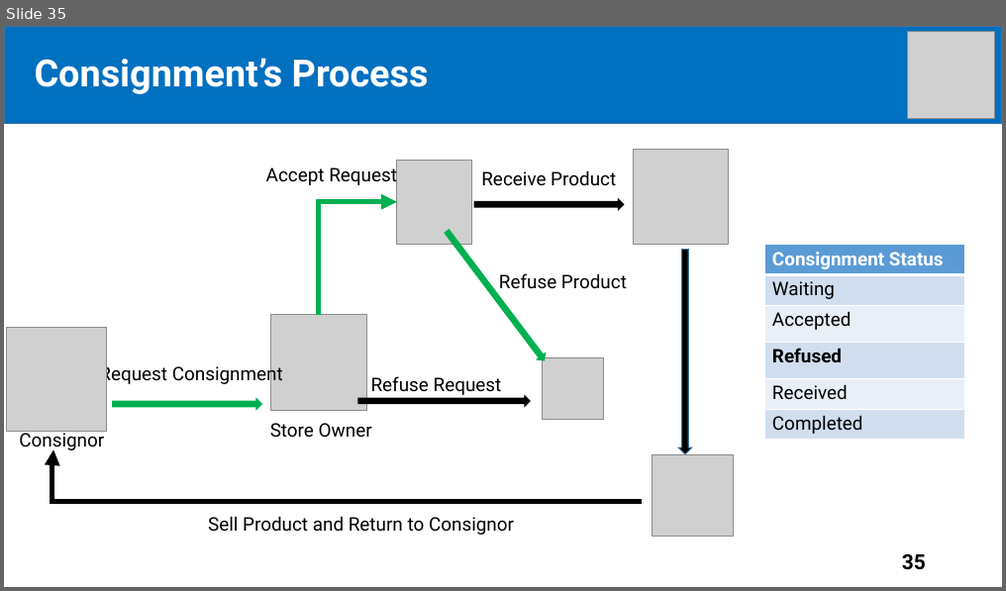
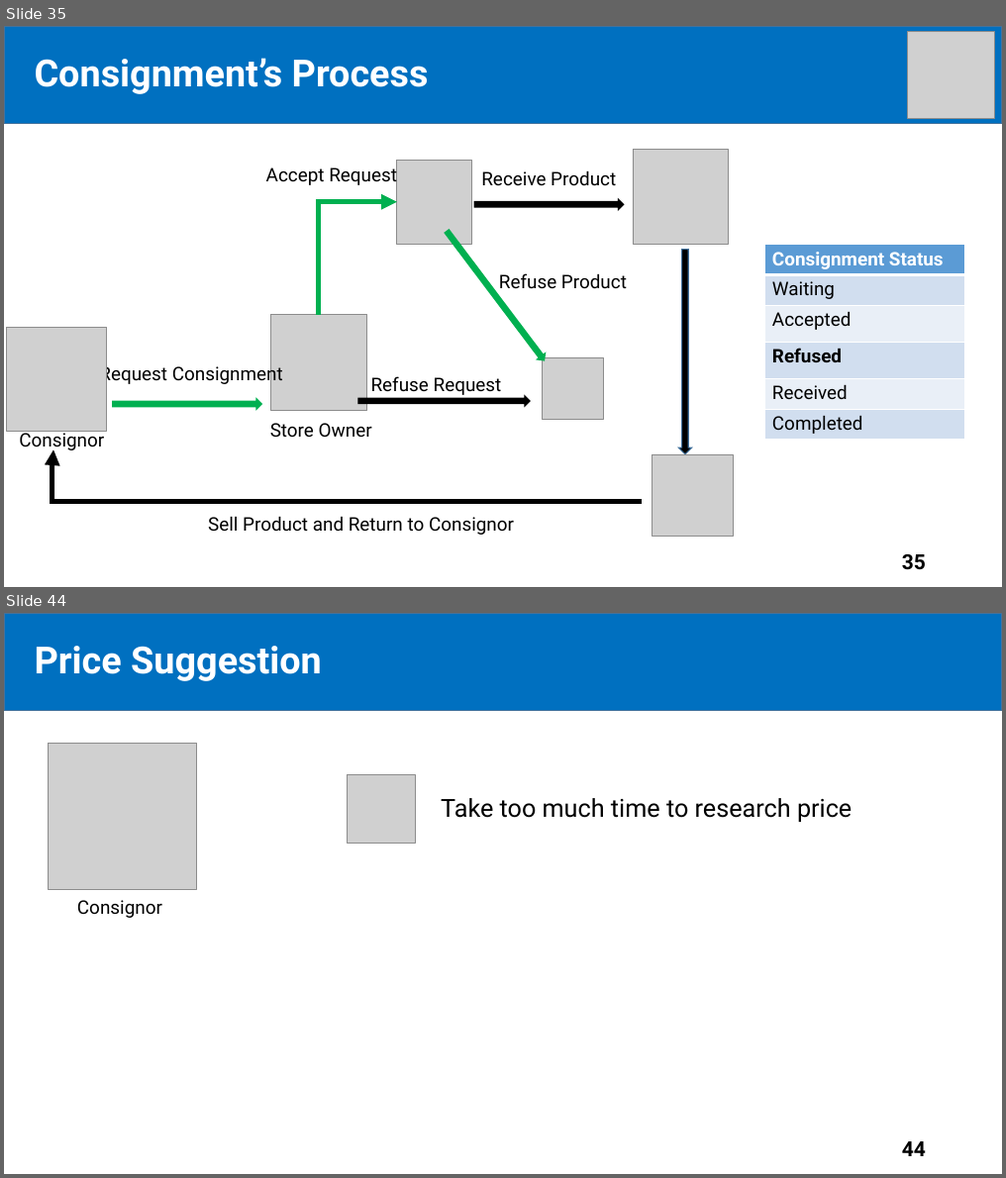
Before and after one commit to tiendan3108/CP, a slide deck: Source/Presentation/PreFinalPresentation.pptx. Shown one above the other, each under a label of ours: slide 35 before the commit, slides 35 and 44 after it; the slides between them are not shown. The pictures are 1006x591 and 1006x1178 pixels, drawn with LibreOffice and Linux fonts; fonts in the diff are those of the drawing; grey boxes stand for pictures. Boxes give left, top, right and bottom in pixels: in the first picture for what was removed or moved away, otherwise in the second. Text is boxed around its words. In the diff, an @@ line names an element or a change of style, - is before the commit and + after.

```diff
--- a/Source/Presentation/PreFinalPresentation.pptx
+++ b/Source/Presentation/PreFinalPresentation.pptx
@@ slide 44 added at bbox=[4, 613, 1002, 1174], background #FFFFFF @@
@@ rectangle added at bbox=[4, 613, 1002, 710], fill #0070C0, outline #43739E 1 pt @@
@@ text added at bbox=[35, 646, 322, 681], 36 pt, text #FFFFFF, bold @@
+Price Suggestion
@@ title added at bbox=[61, 651, 209, 681], 44 pt, text #FFFFFF, bold @@
+Outline
@@ picture added at bbox=[48, 744, 196, 890] @@
@@ picture added at bbox=[347, 774, 415, 843] @@
@@ text added at bbox=[441, 798, 851, 822], 24 pt, text #000000 @@
+Take too much time to research price
@@ text added at bbox=[77, 900, 162, 918], 18 pt, text #000000 @@
+Consignor
@@ page number added at bbox=[902, 1142, 926, 1157], 20 pt, text #000000, bold @@
+44
```
Also in this commit, not shown: 4 slides changed, 26 other slides added, 2 slides removed.
